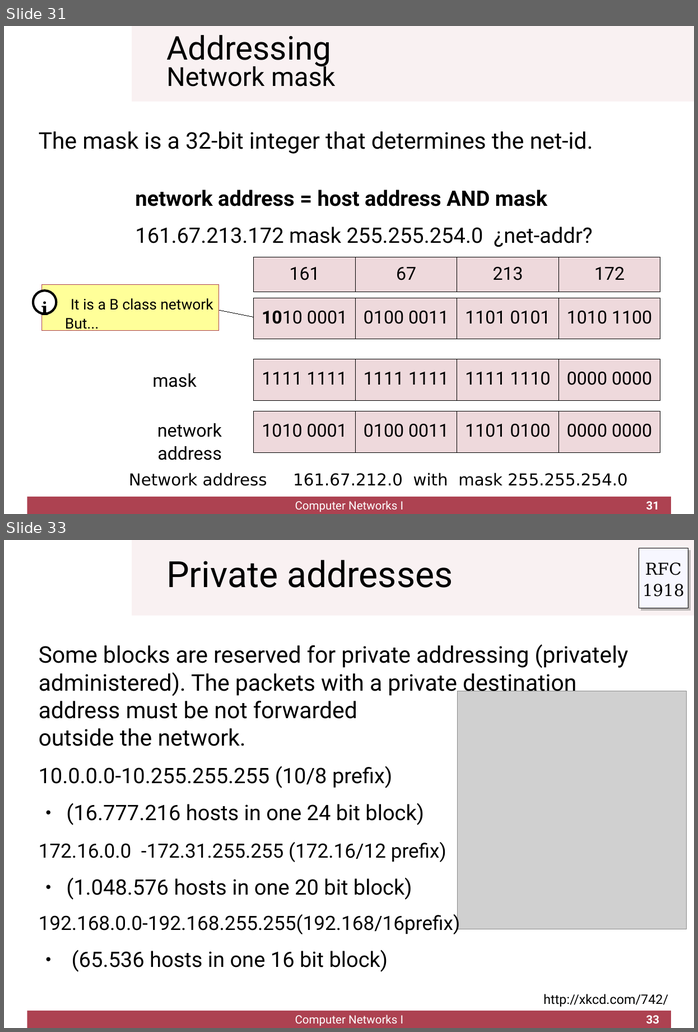
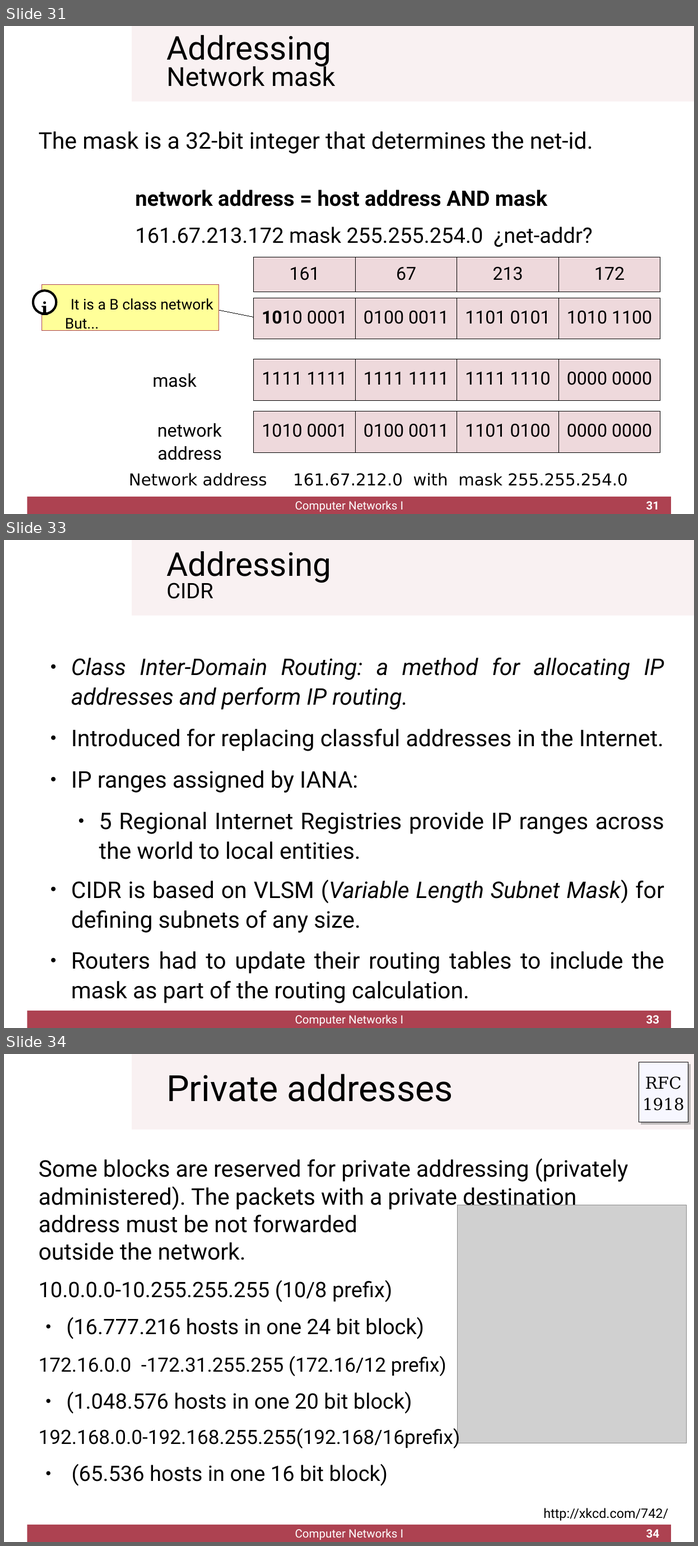
Before and after one commit to cletomartin/redes1, a slide deck: slides/network.odp. Shown one above the other, each under a label of ours: slides 31 and 33 before the commit, slides 31, 33 and 34 after it; the slides between them are not shown. The pictures are 698x1032 and 698x1546 pixels, drawn with LibreOffice and Linux fonts; fonts in the diff are those of the drawing; grey boxes stand for pictures; background and template pictures are left out. Boxes give left, top, right and bottom in pixels: in the first picture for what was removed or moved away, otherwise in the second. Text is boxed around its words. In the diff, an @@ line names an element or a change of style, - is before the commit and + after.

```diff
--- a/slides/network.odp
+++ b/slides/network.odp
@@ slide 33 added at (x1=4, y1=540, x2=694, y2=1028), background #FFFFFF; not listed: 2 template elements that a slide beside it also shows @@
@@ title added at (x1=166, y1=551, x2=331, y2=599), 40 pt, text #000000 @@
+Addressing
+CIDR
@@ text added at (x1=71, y1=657, x2=664, y2=973), 28 pt, text #000000 @@
+● Class Inter-Domain Routing: a method for allocating IP addresses and perform IP routing.
+● Introduced for replacing classful addresses in the Internet.
+● IP ranges assigned by IANA:
+  ● 5 Regional Internet Registries provide IP ranges across the world to local entities.
+● CIDR is based on VLSM (Variable Length Subnet Mask) for defining subnets of any size.
+● Routers had to update their routing tables to include the mask as part of the routing calculation.
@@ text added at (x1=295, y1=1014, x2=404, y2=1026), 14 pt, text #FFFFFF @@
+Computer Networks I
@@ page number added at (x1=646, y1=1015, x2=660, y2=1023), 14 pt, text #FFFFFF, bold @@
+33
@@ what was slide 33 is now slide 34 @@
@@ page number at (x1=646, y1=1529, x2=660, y2=1537): text changed @@
-33
+34
```
Also in this commit, not shown: 6 slides changed, 3 other files.
